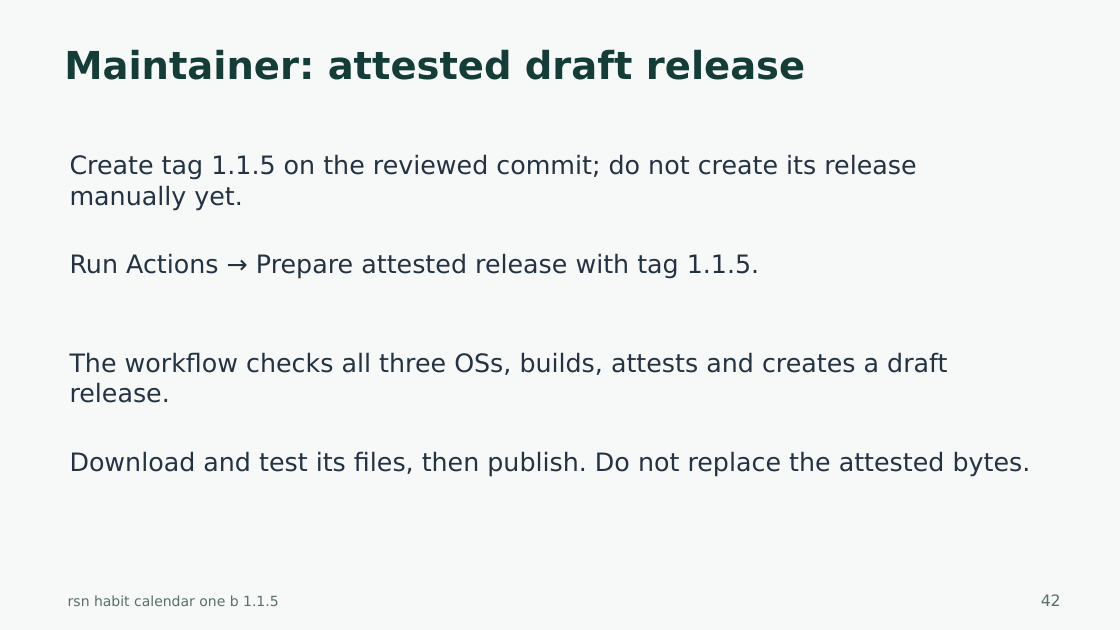
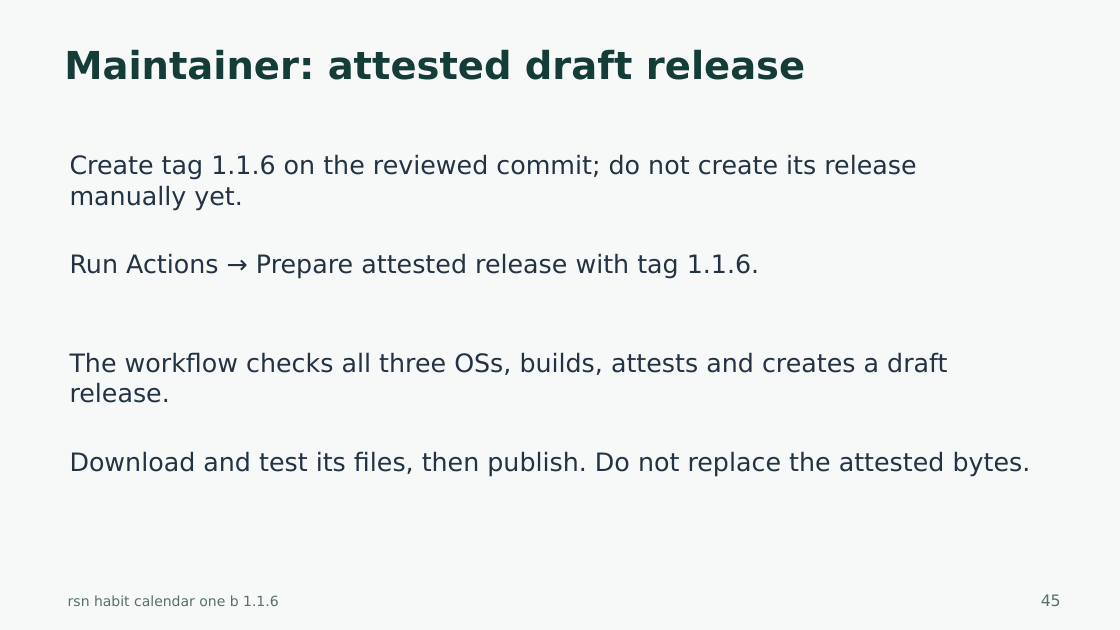
Before and after one commit to harharhari/rsn-habit-tracker-obsidian-plugin, a slide deck: slide 45 of docs/rsn-habit-calendar-one-b-tutorial.pptx (slide 42 before the commit). Drawn at 1120x630 pixels with LibreOffice and Linux fonts; fonts in the diff are those of the drawing. Boxes give left, top, right and bottom in pixels: in the first picture for what was removed or moved away, otherwise in the second. Text is boxed around its words. In the diff, an @@ line names an element or a change of style, - is before the commit and + after.

Commit message:
1. simplification of plugin 2. habit trackerversion 1.1.6 3. as on 2026-10-24

```diff
--- a/docs/rsn-habit-calendar-one-b-tutorial.pptx
+++ b/docs/rsn-habit-calendar-one-b-tutorial.pptx
@@ text at (x1=70, y1=154, x2=916, y2=211): text changed @@
-Create tag 1.1.5 on the reviewed commit; do not create its release manually yet.
+Create tag 1.1.6 on the reviewed commit; do not create its release manually yet.
@@ text at (x1=70, y1=253, x2=759, y2=279): text changed @@
-Run Actions → Prepare attested release with tag 1.1.5.
+Run Actions → Prepare attested release with tag 1.1.6.
@@ text at (x1=68, y1=595, x2=279, y2=606): text changed @@
-rsn habit calendar one b 1.1.5
+rsn habit calendar one b 1.1.6
@@ text at (x1=1041, y1=594, x2=1061, y2=606): text changed @@
-42
+45
```
Also in this commit, not shown: 40 other slides changed, 3 slides added, 40 other files.
